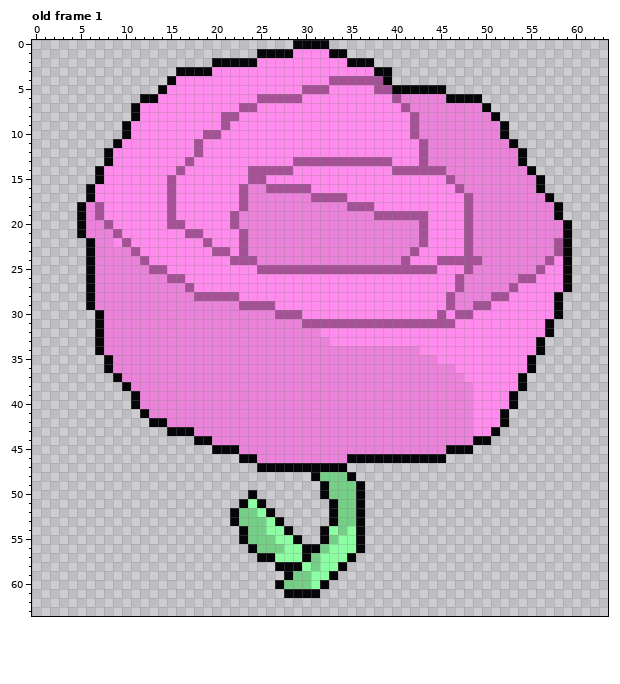
Pixel-art file -- assets/sprites/legval/rose.ase. Above is the file before it was changed.
64x64 pixels, 2 frames. Shown: old frame 1. The commit also changed other frames, which this record leaves out.
And afterwards:
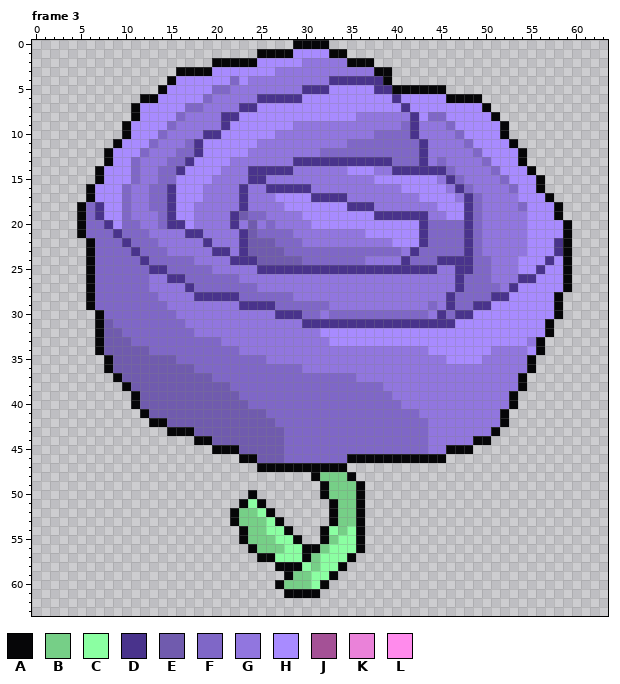
Palette (. is transparent): A #060608  B #76cf87  C #8bffa2  D #49338c  E #705bae  F #7f67c7  G #9176df  H #a88bff  J #a45196  K #ea82d9  L #ff8bec
A new or re-ordered frame is compared with the old frame closest to it.
Change:
frames 2 -> 3
Changed rows in their new state; - is an unchanged pixel.
Frame 3 is new; against old frame 1:
first column x 6:
 1 -----------------------HHHH--------------------------
 2 -------------------HHHHHGGGGG------------------------
 3 --------------HHHHHHHGGGGGGGGGGG---------------------
 4 ----------HHHHHHFHGGGGGGGGGDDDDDD--------------------
 5 ---------HHHHHFFGGGGGGGGDDDHHHHHDD-------------------
 6 --------HHHHHFGGGGGDDDDDHHHHHHHHHHDHHHHH-------------
 7 ------HHHHHFFGGGGDDHHHHHHHHHHHHHHHHDHHHHHHHH---------
 8 ------HHHHFGGGGDDHHHHHHHHHHHHHGGGGGGDHFFHHHHH--------
 9 -----HHHHFGGGGGDHHHHHHHGGGGGGGGGGGGFDGGGFHHHHH-------
10 -----HHHFGGGGDDHHHHHHGGGGGGGGGGGFFFFDGGGGFHHHH-------
11 ----HHHFGGGFDHHHHHHGGGGGGGGGGFFFFFFFFDGGGGFHHHH------
12 ---HHHFGGGFFDHHHHHGGGGGGGGFFFFFFFFFFFDGGGGGFHHHH-----
13 ---HHFGGGFFDHHHHGGGGGGGDDDDDDDDDDDFFFDGFGGGGFHHH-----
14 --HHHFGGFFDHHHHGGGDDDDDGGGGGGHHHGGDDDDDDFGGGGFHHH----
15 --HHHFGGFFHHHHGGGGDDGGGGGGGGGGGGHHHHHHHGDFGGGGFHHH---
16 -HHHFGGFFDHHHGGGGDGGDDDDDGGGGGGGGGGHHHHHGDFGGGGFHH---
17 -HHHFGGFFDHHHGGGGDGGGHHHHDDDDGGGGGGGGHHHHGDFGGGGHHH--
18 FDHHFGGFFDHHGGGGGDGGGGHHHHHHHDDDGGGGGGGHHHDFGGGGFHHH-
19 FDHHFGGGFDHHGGGGDEFFGGGGHHHHHHHHDDDDDDGGHHDFGGGGGHHH-
20 FFDHFFGGFDDHGGGGDGEGFGGGGHHHHHHHHHHHHDFFFFDFGGGGGHHHH
21 FFFDFFFGGGGDDGGGGDEFFFFGGGGGGGGHHHHHHDFFFFDFGGGGGHHHH
22 -FFFDFFFGGGGGDGGGDEEEFFFGGGGGGGGGGHHHDFFFFDFGGGGGHHHD
23 -FFFFDFFFGGGGGDDGDEEEEFFFFFFFFFFFFFGDFFFFFDFGGGGGHHHD
24 -FFFFFDFFFFFGGGGDDDEEEEEFFFFFFFGGGGDFFFDDDDFFGGGHHHDH
25 -FFFFFFDDFFFFFGGGGGDDDDDDDDDDDDDDDDDDDDGGDDFFGGGHHDHH
26 -FFFFFFGGDDFFFFFFGGGGGGGGGGGGGGGGGGGGGGGGDFFFGGGDDHHH
27 -FFFFFFGGGGDFFFFFFFGGGGGGGGGGGGGGGGGGGGGGDFFFFGDHHHHH
28 -FFFFFFFGGGGDDDDDFFFFFFGGGGGGGGGGGGGGGGGDFFFFDDHHHHH-
29 -FFFFFFFFGGGGGGGGDDDDFFFFFFGGGGGGGGGGGFGDFFDDHHHHHHH-
30 --FFFFFFFFGGGGGGGGGGGDDDFFGFFFFFFFFFFFGDFDDHHHHHHHHH-
31 --EFFFFFFFFGGGGGGGGGGGGGDDDDDDDDDDDDDDDDDHHHHHHHHHH--
32 --EEFFFFFFFFGGGGGGGGGGGGGGHHHHHHHHHHHHHHHHHHHHHHHHH--
33 --EEEFFFFFFFFFFGGGGGGGGGGGGHHHHHHHHHHHHHHHHHHHHHHG---
34 --EEEEEFFFFFFFFFFGGGGGGGGGGGGGGGGGGGGGHHHHHHHGGGGH---
35 ---EEEEEEEFFFFFFFFFFGGGGGGGGGGGGGGGGGGGGHHHHGGGGG----
36 ---EEEEEEEEEFFFFFFFFFFFFGGGGGGGGGGGGGGGGGGGGGGGGG----
37 ----EEEEEEEEEEFFFFFFFFFFFFFFFFGGGGGGGGGGGGGGGGGG-----
38 -----EEEEEEEEEEEFFFFFFFFFFFFFFFFFGGGGGGGGGGGGGGG-----
39 ------EEEEEEEEEEEFFFFFFFFFFFFFFFFFGGGGGGGGGGGGG------
40 ------EEEEEEEEEEEEFFFFFFFFFFFFFFFFFGGGGGGGGGGGG------
41 -------EEEEEEEEEEEEEFFFFFFFFFFFFFFFFFGGGGGGGGG-------
42 ---------EEEEEEEEEEEEFFFFFFFFFFFFFFFFFGGGGGGGG-------
43 ------------EEEEEEEEEEFFFFFFFFFFFFFFFFGGGGGGG--------
44 --------------EEEEEEEEFFFFFFFFFFFFFFFFGGGGG----------
45 -----------------EEEEEFFFFFFFFFFFFFFFFGG-------------
46 -------------------EEEFFFFFFF------------------------
Changed places in both pictures, as pixel boxes (x1, y1, x2, y2):
changed: (86, 49, 563, 463)
